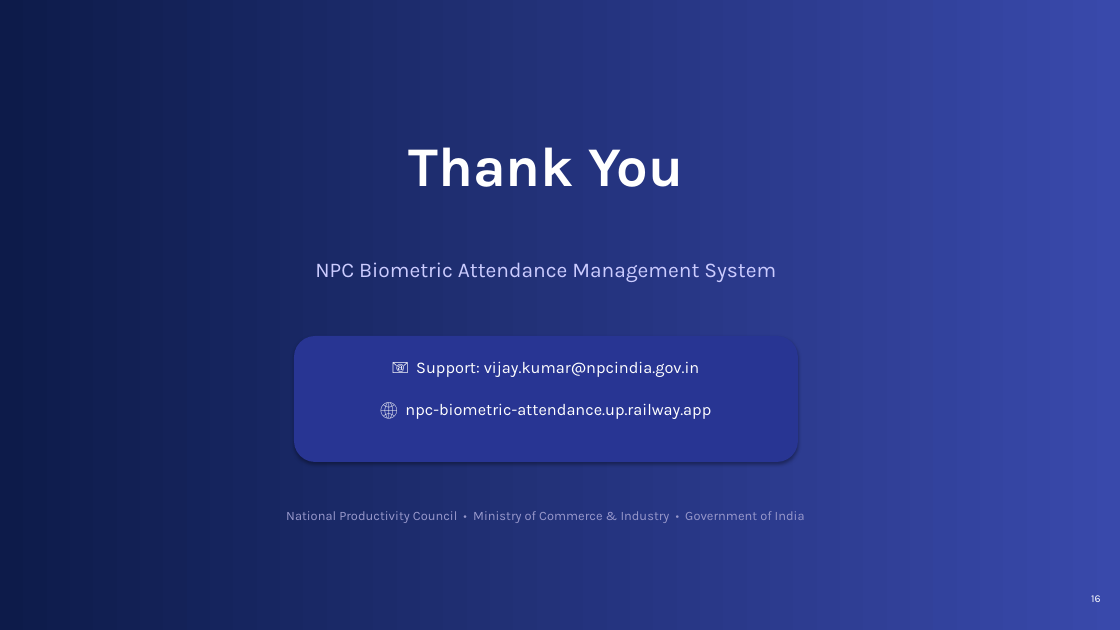
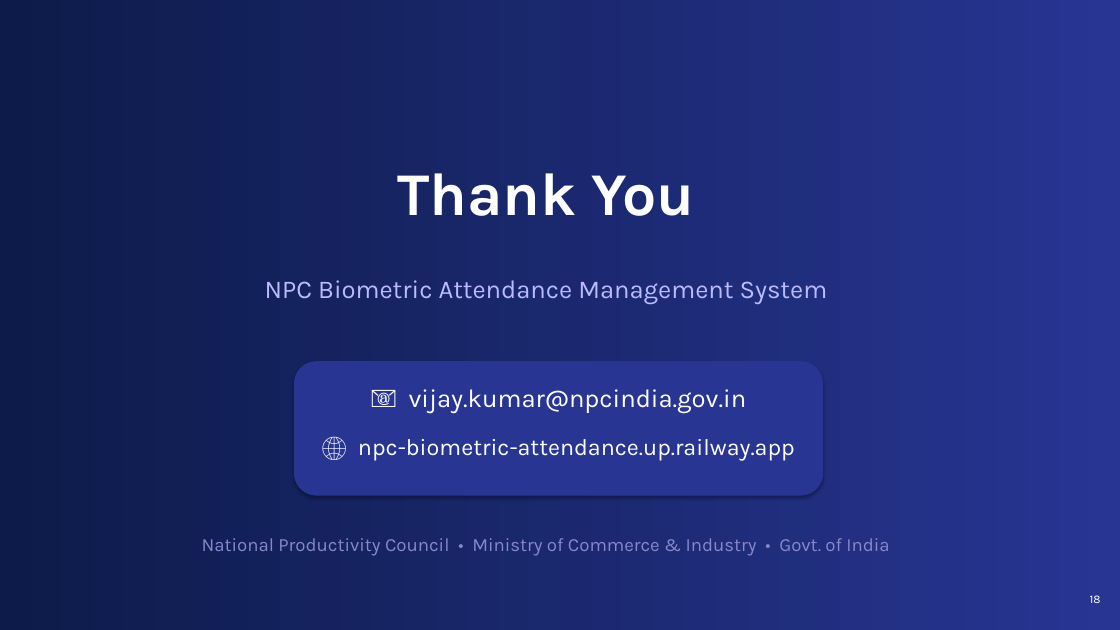
Before and after one commit to VijayGPT2023/Biometric-attendance, a slide deck: slide 18 of docs/NPC_Biometric_v2.pptx. Drawn at 1120x630 pixels with LibreOffice and Linux fonts; fonts in the diff are those of the drawing. Boxes give left, top, right and bottom in pixels: in the first picture for what was removed or moved away, otherwise in the second. Text is boxed around its words. In the diff, an @@ line names an element or a change of style, - is before the commit and + after.

```diff
--- a/docs/NPC_Biometric_v2.pptx
+++ b/docs/NPC_Biometric_v2.pptx
@@ background gradient #0D1B4A to #3949AB to gradient #0D1B4A to #283593 @@
@@ text "Thank You": place and size @@
-text "Thank You" at <box>409,147,683,187</box>
+text "Thank You" at <box>397,173,695,216</box>
@@ text "Thank You" at <box>397,173,695,216</box>: size 48 to 52 pt; more space between paragraphs @@
@@ text "NPC Biometric Attendance Management System": place and size @@
-text "NPC Biometric Attendance Management System" at <box>315,262,776,282</box>
+text "NPC Biometric Attendance Management System" at <box>265,280,828,304</box>
@@ text "NPC Biometric Attendance Management System" at <box>265,280,828,304</box>: size 18 to 22 pt, text colour #CCCCFF to #BBBBFF; more space between paragraphs @@
@@ rounded rectangle: place and size @@
-rounded rectangle at <box>294,336,798,462</box>
+rounded rectangle at <box>294,361,823,496</box>
@@ text at <box>409,389,747,413</box>: text changed; size 14 to 22 pt @@
-📧 Support: vijay.kumar@npcindia.gov.in
+📧 vijay.kumar@npcindia.gov.in
@@ text "🌐 npc-biometric-attendance.up.railway.app": place and size @@
-text "🌐 npc-biometric-attendance.up.railway.app" at <box>405,404,711,419</box>
+text "🌐 npc-biometric-attendance.up.railway.app" at <box>358,439,795,461</box>
@@ text "🌐 npc-biometric-attendance.up.railway.app" at <box>358,439,795,461</box>: size 14 to 20 pt; more space between paragraphs @@
@@ text at <box>202,538,889,556</box>: text changed; size 11 to 16 pt; text colour #9999CC to #8888CC @@
-National Productivity Council • Ministry of Commerce & Industry • Government of India
+National Productivity Council • Ministry of Commerce & Industry • Govt. of India
@@ text at <box>1090,595,1101,603</box>: text changed; size 9 to 10 pt @@
-16
+18
```
Also in this commit, not shown: 12 other slides changed, 5 slides added, 5 slides removed, 1 other file.
